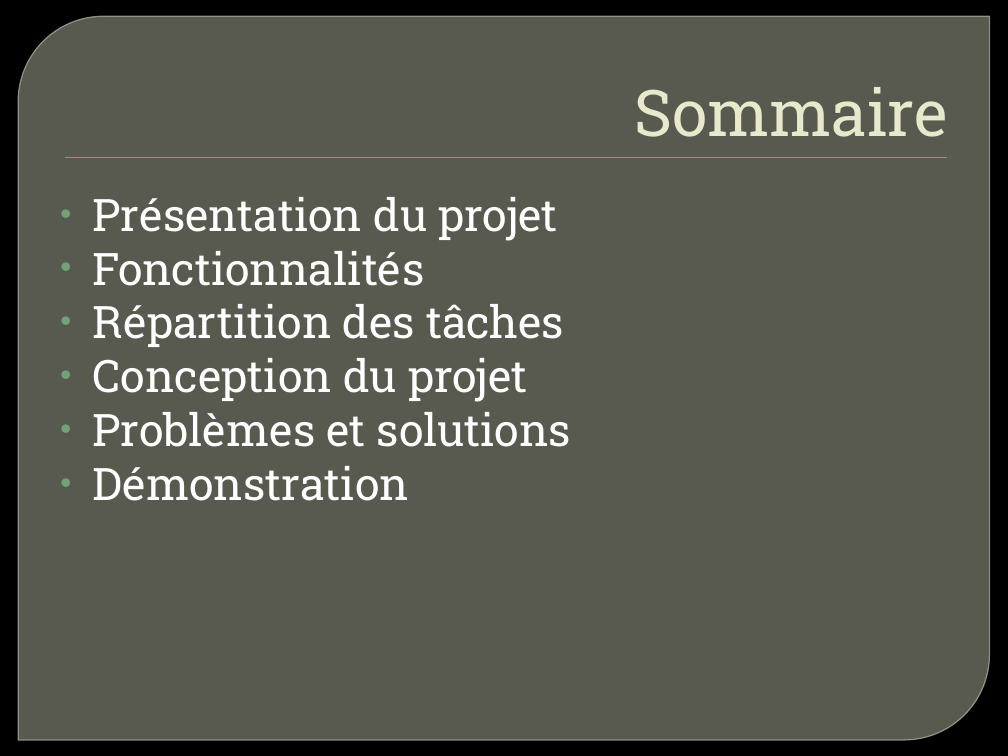
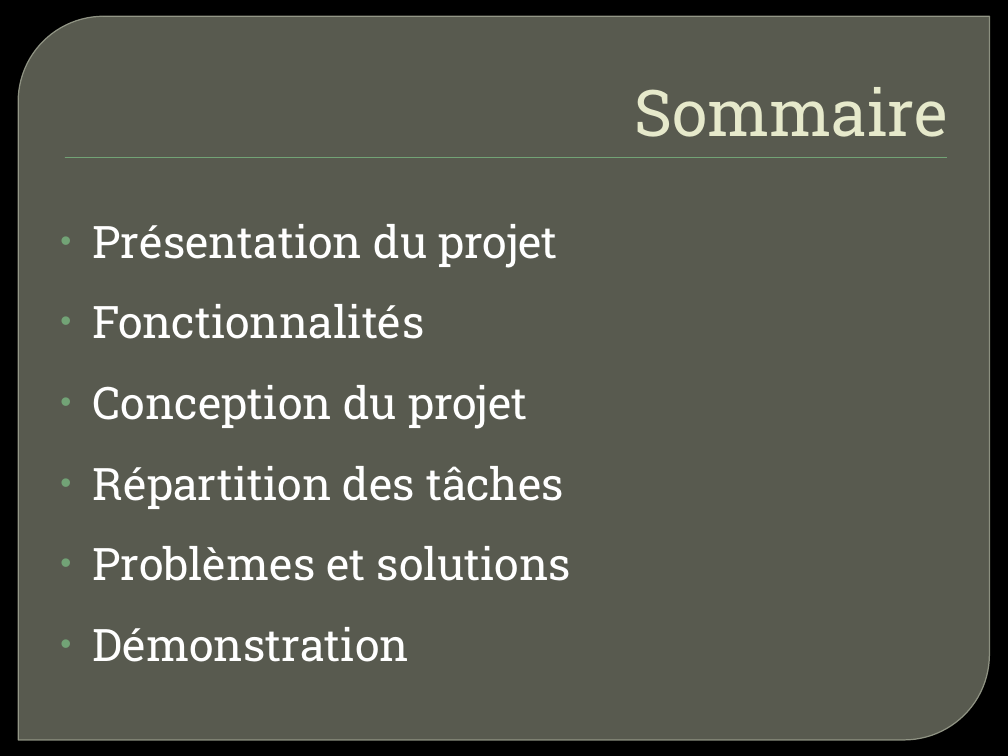
Before and after one commit to Raphy/bomberman, a slide deck: slide 2 of Bomberman - Présentation.pptx. Drawn at 1008x756 pixels with LibreOffice and Linux fonts; fonts in the diff are those of the drawing; background and template pictures are left out. Boxes give left, top, right and bottom in pixels: in the first picture for what was removed or moved away, otherwise in the second. Text is boxed around its words. In the diff, an @@ line names an element or a change of style, - is before the commit and + after.

```diff
--- a/Bomberman - Présentation.pptx
+++ b/Bomberman - Présentation.pptx
@@ text at (93,224,571,662): line spacing 1 to 1.5 @@
@@ text at (93,358,527,402): paragraph removed @@
-• Conception du projet
@@ text at (93,385,527,429): paragraph added @@
+• Conception du projet
```
Also in this commit, not shown: 1 slide added.
